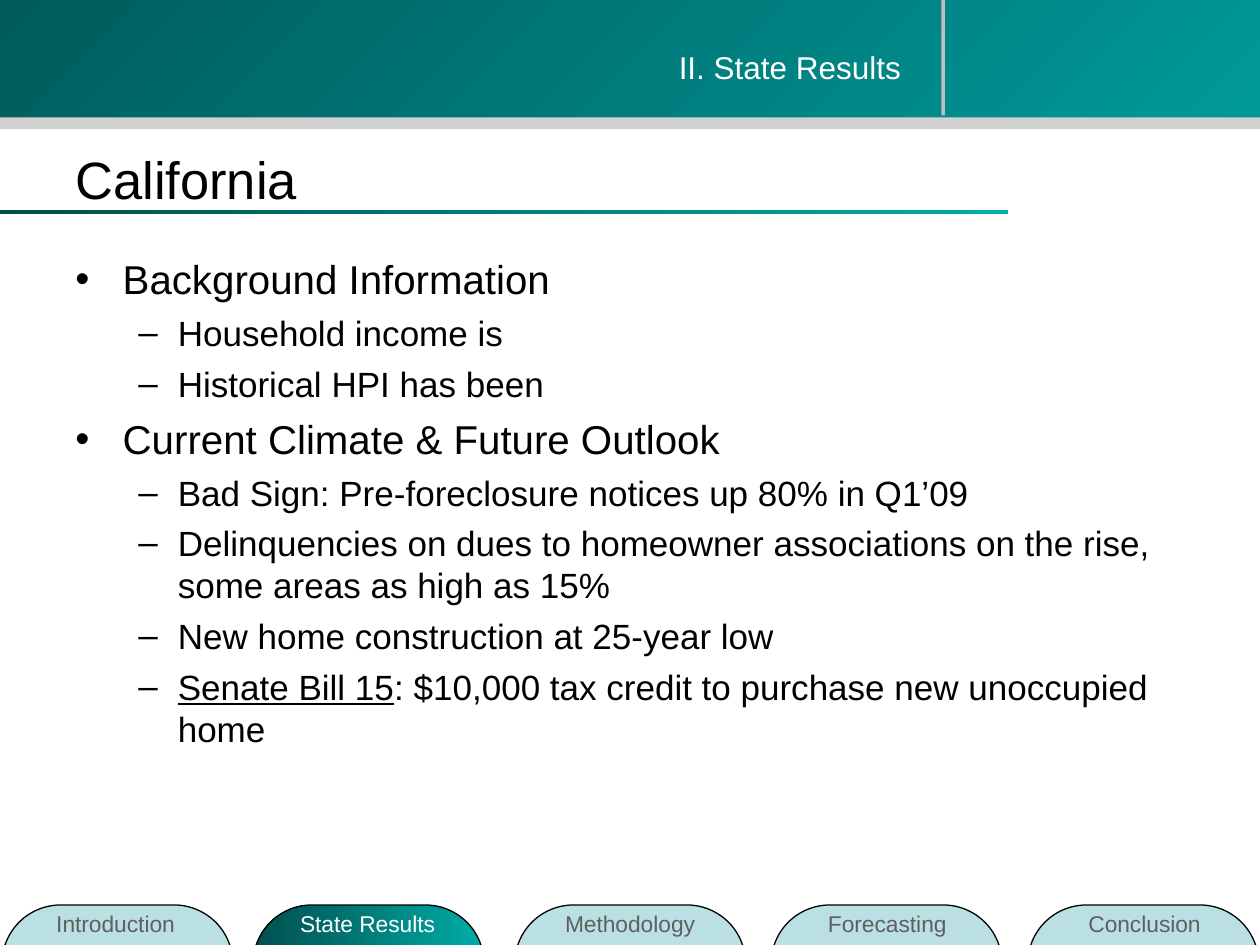
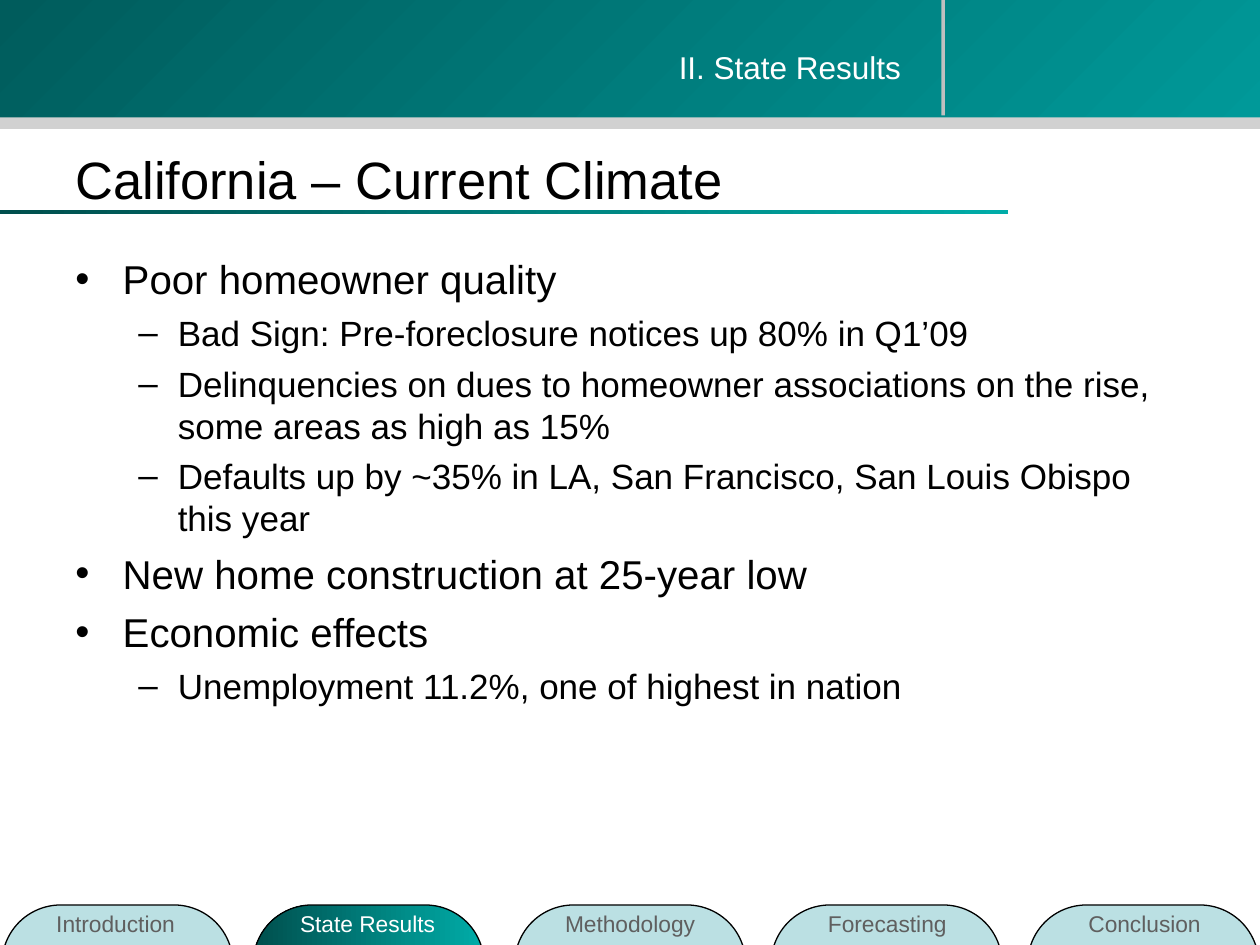
Before and after one commit to zhouzhenghui/svnrepository, a slide deck: slide 13 of SVNRepository/Presentation/M.Eng Final Presentation-take2.ppt (slide 11 before the commit). Drawn at 1260x945 pixels with LibreOffice and Linux fonts; fonts in the diff are those of the drawing; background and template pictures are left out. Boxes give left, top, right and bottom in pixels: in the first picture for what was removed or moved away, otherwise in the second. Text is boxed around its words. In the diff, an @@ line names an element or a change of style, - is before the commit and + after.

```diff
--- a/SVNRepository/Presentation/M.Eng Final Presentation-take2.ppt
+++ b/SVNRepository/Presentation/M.Eng Final Presentation-take2.ppt
@@ title at (75,161,723,200): text changed @@
-California
+California – Current Climate
@@ text at (123,265,556,302): text changed @@
-• Background Information
-  – Household income is
-  – Historical HPI has been
-• Current Climate & Future Outlook
+• Poor homeowner quality
@@ text at (178,463,1131,538): paragraph added @@
+  – Defaults up by ~35% in LA, San Francisco, San Louis Obispo this year
@@ text at (123,560,807,597): size 20 to 23 pt in "New home construction at 25-year low"; bullet – to •; list level 2 to 1 in "New home construction at 25-year ..." @@
@@ text at (123,618,901,706): text changed @@
-  – Senate Bill 15: $10,000 tax credit to purchase new unoccupied home
+• Economic effects
+  – Unemployment 11.2%, one of highest in nation
```
Also in this commit, not shown: 3 other slides changed, 2 slides added.
